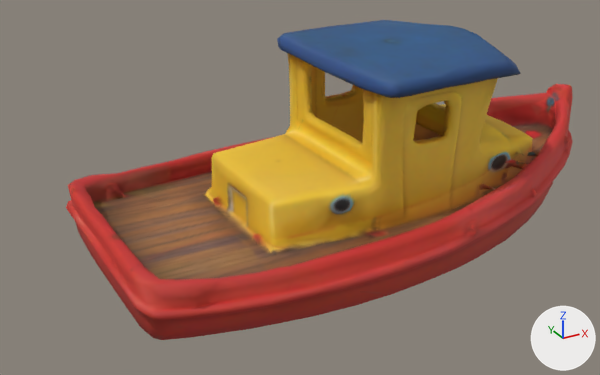
A saved change to the Blender file assetsrc/boat-model-1.blend.
One viewpoint serves both versions: a camera (50 mm lens) standing at (-1.49, -2.25, 1.13) and looking at (-0.24, 0.04, -0.01). The lights are fixed; the arrows at lower right show +X, +Y and +Z.
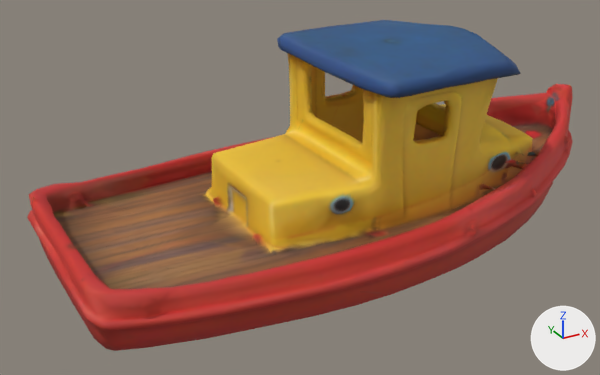
The edits, one by one:
me_mesh_0 has 2490 vertices, 5010 faces and spans x -1.0..1.0, y -0.55..0.55, z -0.4..0.36.
me_mesh_0 is used by ob_mesh_0; location (-0.004, 0.0, 0.112); rotation (0.0, 0.0, -3.141), in degrees (0, 0, -180); scale (0.95, 0.95, 1.0).
me_mesh_0 part 1: all 331 vertices in x 0.55..1.0, y -0.53..0.53, z -0.39..-0.08 are scaled about their middle by (1, 0.961, 1), then moved by (0.14, 0.0, 0.0).

Boxes [x1, y1, x2, y2] around the edits, measured in the pictures (600 x 375 px; the box of a moved part takes in the faces that stretch with it):
'Mesh_0', reshaped (8% wider)
    before: [66, 20, 573, 340]
    after: [27, 20, 573, 351]
part 1 of me_mesh_0, moved or reshaped
    before: [66, 153, 338, 340]
    after: [27, 153, 338, 351]
